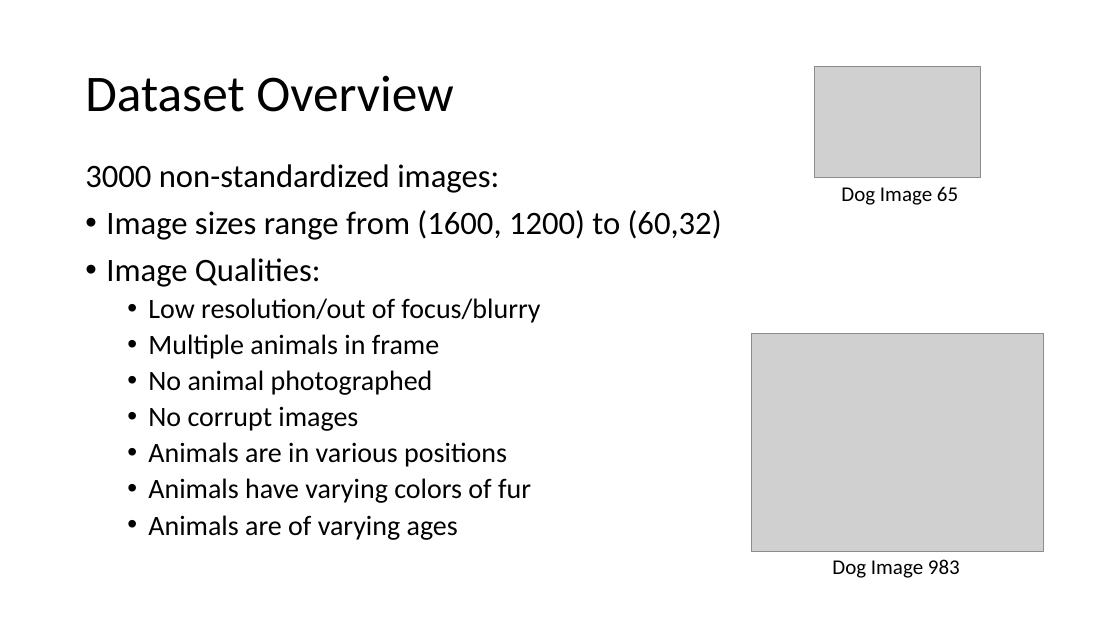
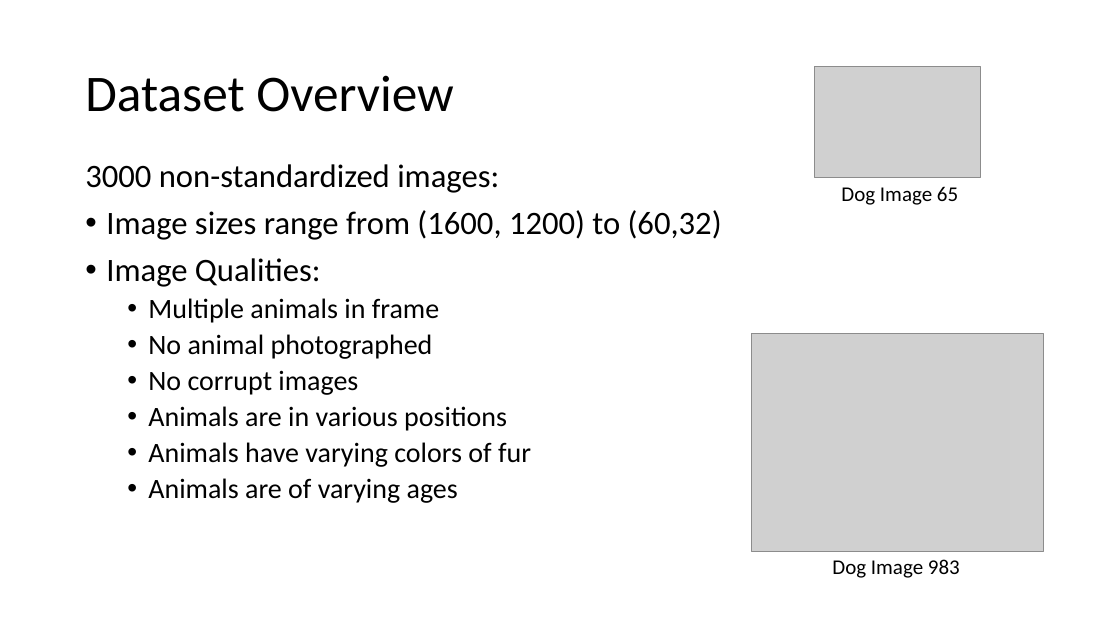
Before and after one commit to EZRA-DVLPR/MachineLearning-Comp542, a slide deck: slide 4 of group_proj/presentations/projPres1.pptx. Drawn at 1120x630 pixels with LibreOffice and Linux fonts; fonts in the diff are those of the drawing; grey boxes stand for pictures. Boxes give left, top, right and bottom in pixels: in the first picture for what was removed or moved away, otherwise in the second. Text is boxed around its words. In the diff, an @@ line names an element or a change of style, - is before the commit and + after.

```diff
--- a/group_proj/presentations/projPres1.pptx
+++ b/group_proj/presentations/projPres1.pptx
@@ text at (148,298,540,323): paragraph removed @@
-  • Low resolution/out of focus/blurry
```
Also in this commit, not shown: 2 other slides changed, 1 other file.
